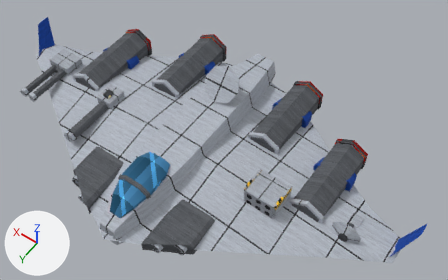
An edit to the Blender file tools/lowforge/models/lammergeier.blend, drawn before and after from the same camera.
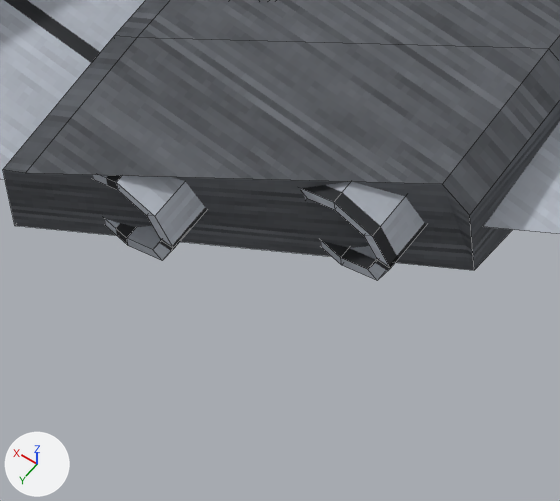
The first picture shows the older version from a camera (50 mm lens) standing at (-80.3, 104.1, 161.0) and looking at (-8.7, 3.9, 3.5). The close-ups show the older and then the newer version on the part from 31% to 45% of the width and 80% to 100% of the height of that picture. Only the edits that show in the close-ups are written down. Every picture has the same lights, and +X, +Y and +Z are marked at lower left. The close-ups show mesh edges as thin lines.

The first close-up shows 'drone_pod', 'drone_tube', 'drone_tube.001', 'wing'.
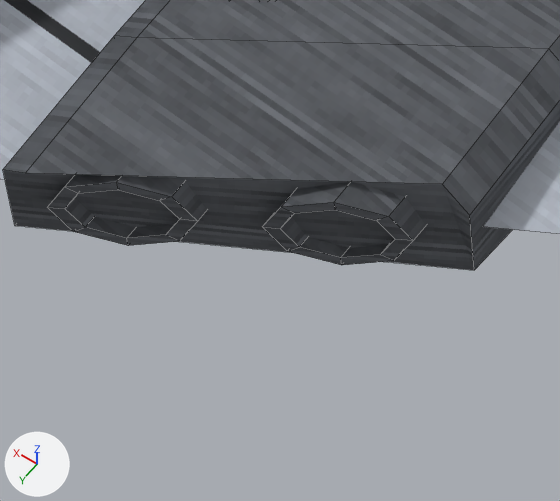
Location of each change, (x1, y1, x2, y2) in pixels of the close-ups (560 x 501 px; the box of a moved part takes in the faces that stretch with it):
'drone_tube.001', recoloured, reshaped: before (301, 182, 426, 280); after (263, 182, 426, 265)
'drone_tube', recoloured, reshaped (grey to black): before (93, 175, 207, 261); after (48, 174, 207, 246)
part 1 of me_drone_tube, moved or reshaped: before (93, 175, 136, 245); after (48, 174, 136, 245)
part 2 of me_drone_tube, moved or reshaped: before (116, 176, 207, 261); after (116, 176, 207, 246)
part 3 of me_drone_tube_001, moved or reshaped: before (301, 182, 351, 265); after (263, 182, 351, 265)
part 4 of me_drone_tube_001, moved or reshaped: before (334, 182, 426, 280); after (334, 182, 426, 265)

Patch to the scene script:
```diff
--- a/tools/lowforge/models/lammergeier.blend.py
+++ b/tools/lowforge/models/lammergeier.blend.py
@@ me_drone_tube @@
 # used by ob_drone_tube; location = (0.0, 0.0, 0.0)
-me_drone_tube.from_pydata(...)  # 32 vertices, 25 faces; spans x -16.1..-11.9, y 36.86..45.86, z -1.8..2.4
-me_drone_tube.vertices[8].co = (-11.9, 45.86, 0.3)
-me_drone_tube.vertices[9].co = (-12.52, 45.86, 1.78)
-me_drone_tube.vertices[15].co = (-12.52, 45.86, -1.18)
-me_drone_tube.vertices[16].co = (-12.4, 45.86, 0.3)
-me_drone_tube.vertices[17].co = (-12.87, 45.86, 1.43)
-me_drone_tube.vertices[23].co = (-12.87, 45.86, -0.83)
-me_drone_tube.materials.append(mat_steel_plate)  # picture img_plate
+me_drone_tube.from_pydata(...)  # 32 vertices, 25 faces; spans x -16.1..-11.9, y 36.86..47.05, z -1.8..2.4
+# me_drone_tube part 1
+me_drone_tube.vertices[8].co = (-11.9, 47.05, 0.3)  # pixel (47, 207)
+me_drone_tube.vertices[9].co = (-12.52, 46.71, 1.78)  # pixel (64, 186)
+me_drone_tube.vertices[15].co = (-12.52, 46.71, -1.18)  # pixel (73, 231)
+me_drone_tube.vertices[16].co = (-12.4, 46.77, 0.3)  # pixel (64, 208)
+me_drone_tube.vertices[17].co = (-12.87, 46.5, 1.43)  # pixel (78, 193)
+me_drone_tube.vertices[23].co = (-12.87, 46.5, -0.83)  # pixel (85, 227)
+# me_drone_tube part 2: 6 of 32 vertices moved; they spanned x -16.1..-15.13, y 45.86, z -1.18..1.78 and now span x -16.1..-15.13, y 44.66..45.21, z -1.18..1.78; mean shift (0.0, -0.85, 0.0); largest move (-16.1, 45.86, 0.3) -> (-16.1, 44.66, 0.3)
+me_drone_tube.materials.append(mat_steel_dark)  # picture img_dark
@@ me_drone_tube_001 @@
 # used by ob_drone_tube_001; location = (0.0, 0.0, 0.0)
-me_drone_tube_001.from_pydata(...)  # 32 vertices, 25 faces; spans x -22.1..-17.9, y 33.43..42.43, z -1.8..2.4
-me_drone_tube_001.vertices[8].co = (-17.9, 42.43, 0.3)
-me_drone_tube_001.vertices[9].co = (-18.52, 42.43, 1.78)
-me_drone_tube_001.vertices[15].co = (-18.52, 42.43, -1.18)
-me_drone_tube_001.vertices[16].co = (-18.4, 42.43, 0.3)
-me_drone_tube_001.vertices[17].co = (-18.87, 42.43, 1.43)  # pixel (307, 198)
-me_drone_tube_001.vertices[23].co = (-18.87, 42.43, -0.83)
-me_drone_tube_001.materials.append(mat_steel_plate)  # picture img_plate
+me_drone_tube_001.from_pydata(...)  # 32 vertices, 25 faces; spans x -22.1..-17.9, y 33.43..43.63, z -1.8..2.4
+# me_drone_tube_001 part 3
+me_drone_tube_001.vertices[8].co = (-17.9, 43.63, 0.3)  # pixel (262, 226)
+me_drone_tube_001.vertices[9].co = (-18.52, 43.28, 1.78)  # pixel (281, 206)
+me_drone_tube_001.vertices[15].co = (-18.52, 43.28, -1.18)  # pixel (287, 251)
+me_drone_tube_001.vertices[16].co = (-18.4, 43.34, 0.3)  # pixel (280, 228)
+me_drone_tube_001.vertices[17].co = (-18.87, 43.08, 1.43)  # pixel (294, 213)
+me_drone_tube_001.vertices[23].co = (-18.87, 43.08, -0.83)  # pixel (299, 247)
+# me_drone_tube_001 part 4: 6 of 32 vertices moved; they spanned x -22.1..-21.13, y 42.43, z -1.18..1.78 and now span x -22.1..-21.13, y 41.23..41.78, z -1.18..1.78; mean shift (0.0, -0.85, 0.0); largest move (-22.1, 42.43, 0.3) -> (-22.1, 41.23, 0.3)
+me_drone_tube_001.materials.append(mat_steel_dark)  # picture img_dark
```
